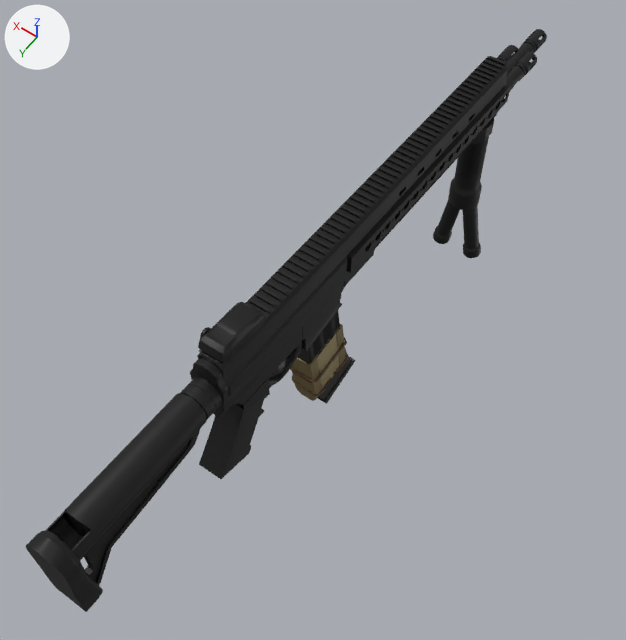
An edit to the FBX model Assets/Art/Models/Weapons/Rifle/RifleNewCOMBINEDANIM.fbx, drawn before and after from the same camera.
The view is the same before and after, from a 50 mm camera at (-0.92, 1.28, 2.0) aimed at (0.02, -0.03, -0.06). Arrows for +X, +Y and +Z are at upper left; the lights stay in place.

The first picture shows 'Back', 'Body', 'FastMag', 'Grip', 'Handguard', 'MagHolder', 'SniperBarrel', 'extendedMag'.
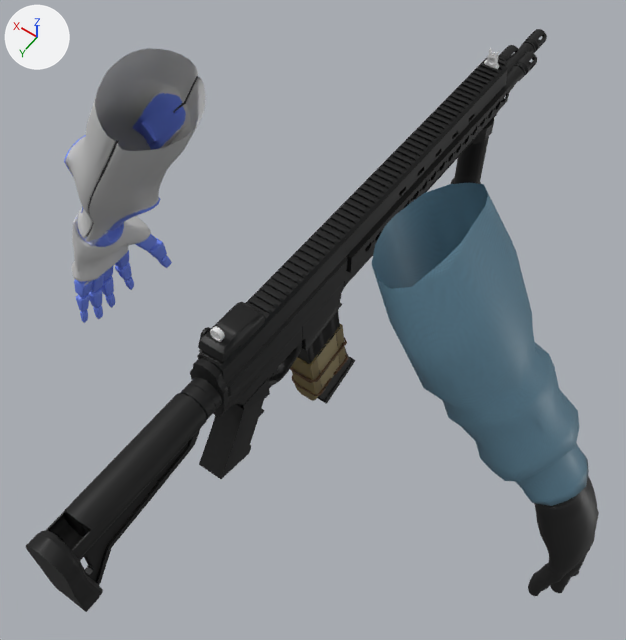
Boxes [x1, y1, x2, y2] around the edits, measured in the pictures (626 x 640 px):
'ArmsMesh', added
    after: [64, 48, 599, 596]
'Sights', added
    after: [210, 48, 499, 342]

The edits, one by one:
Picture 'Arms_Arms_BaseMap.png' (img_arms_arms_basemap_png) is new.
Material 'Arms' (mat_arms) is new.
Its texture is img_arms_arms_basemap_png.
Mesh me_cylinder_009 is new.
It has 10290 vertices, 10044 faces and spans x -0.98..1.0, y -0.26..0.26, z -0.66..0.74.
It uses material mat_arms (picture img_arms_arms_basemap_png).
Mesh me_cylinder_004 is new.
It has 814 vertices, 666 faces and spans x -0.024..0.024, y -1.003..0.4, z 0.283..0.36.
Object 'ArmsMesh' (ob_armsmesh) is new; it shows me_cylinder_009.
Its location is (0.0, 0.0, 0.0).
Object 'Sights' (ob_sights) is new; it shows me_cylinder_004.
Its location is (0.0, 0.0, 0.0).
